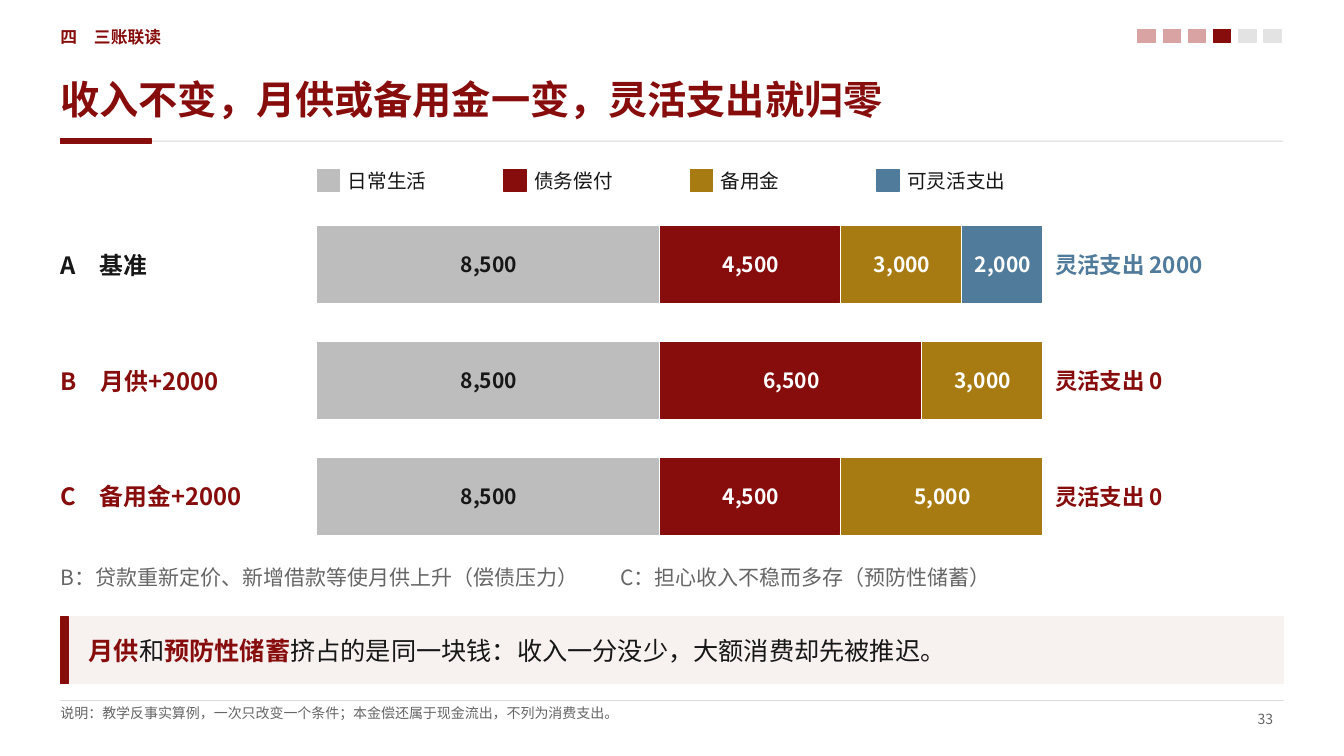
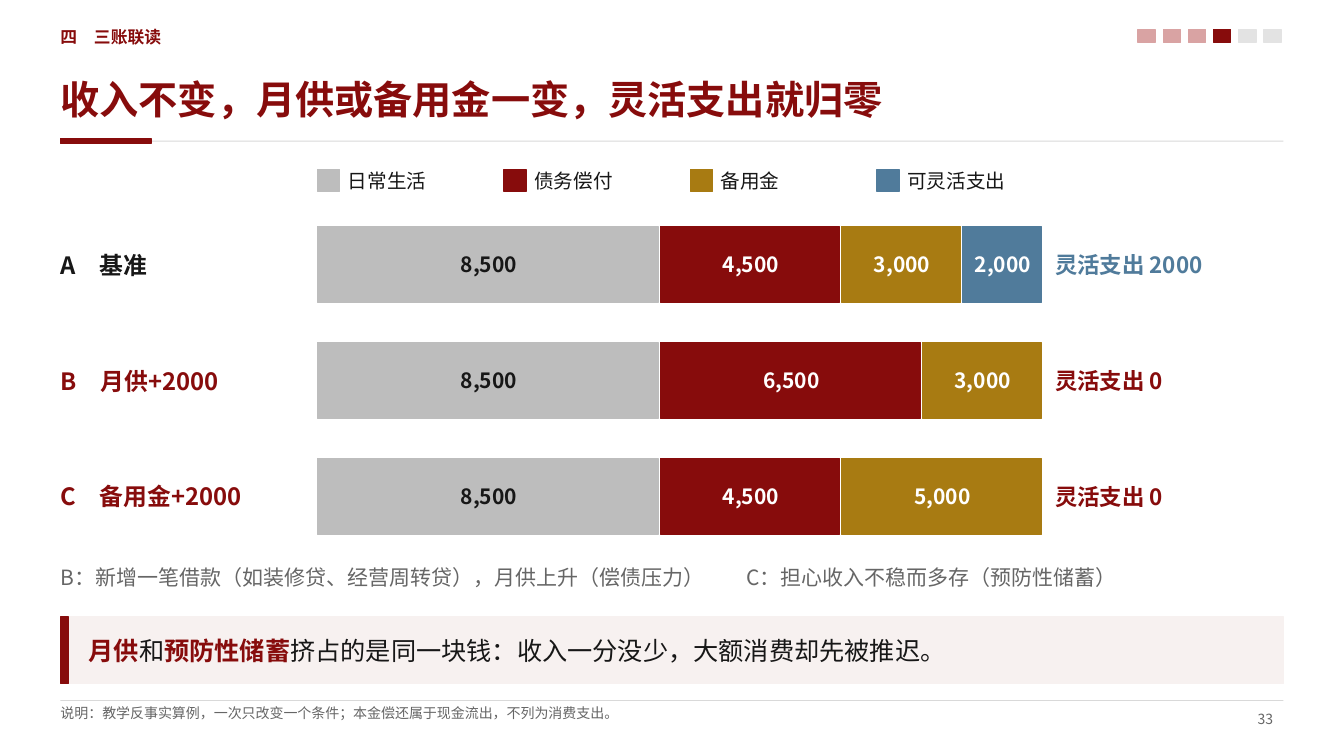
Before and after one commit to zerongwong/zerongwong.github.io, a slide deck: slide 33 of talks/2026-10-consumption-regulation/消费提振视角下的中国宏观经济形势分析_第三稿.pptx. Drawn at 1344x756 pixels with LibreOffice and Linux fonts; fonts in the diff are those of the drawing. Boxes give left, top, right and bottom in pixels: in the first picture for what was removed or moved away, otherwise in the second. Text is boxed around its words. In the diff, an @@ line names an element or a change of style, - is before the commit and + after.

```diff
--- a/talks/2026-10-consumption-regulation/消费提振视角下的中国宏观经济形势分析_第三稿.pptx
+++ b/talks/2026-10-consumption-regulation/消费提振视角下的中国宏观经济形势分析_第三稿.pptx
@@ text at box(60, 567, 1116, 587): text changed @@
-B：贷款重新定价、新增借款等使月供上升（偿债压力） C：担心收入不稳而多存（预防性储蓄）
+B：新增一笔借款（如装修贷、经营周转贷），月供上升（偿债压力） C：担心收入不稳而多存（预防性储蓄）
```
Also in this commit, not shown: 37 other slides changed, 9 other files.
